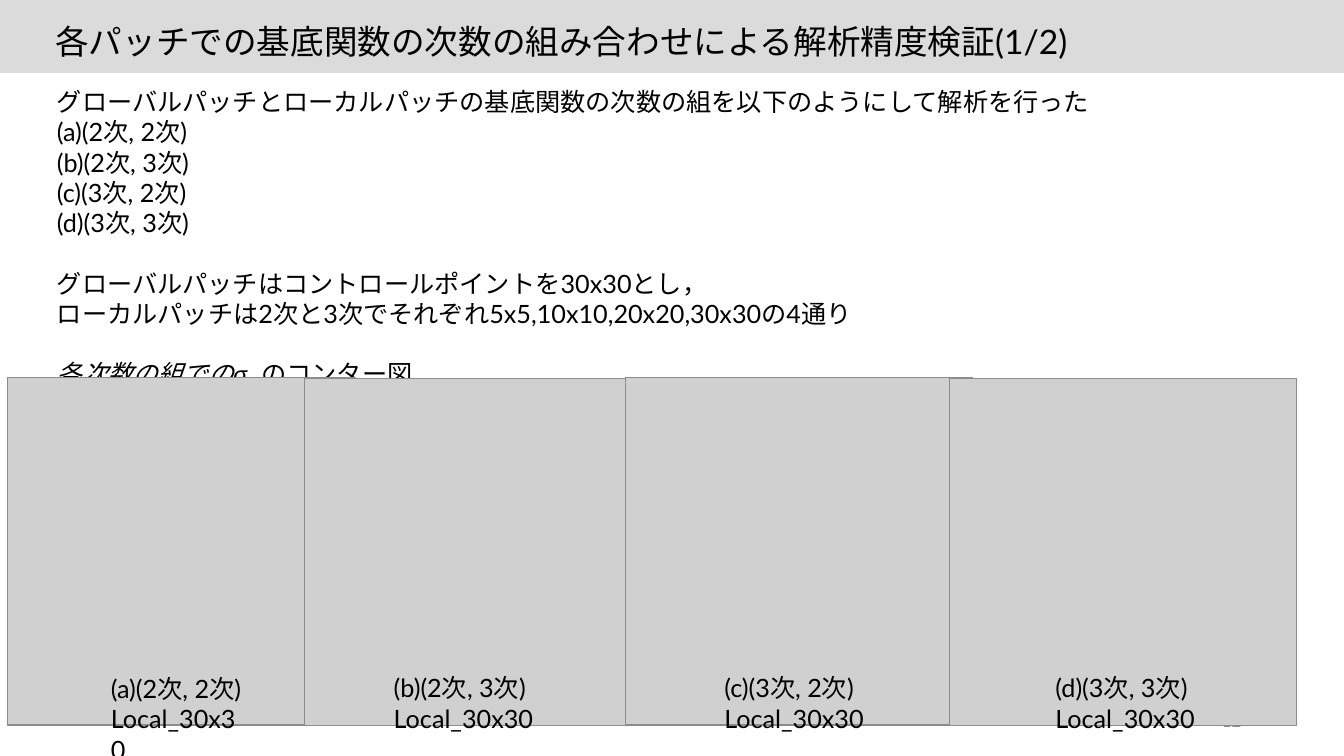
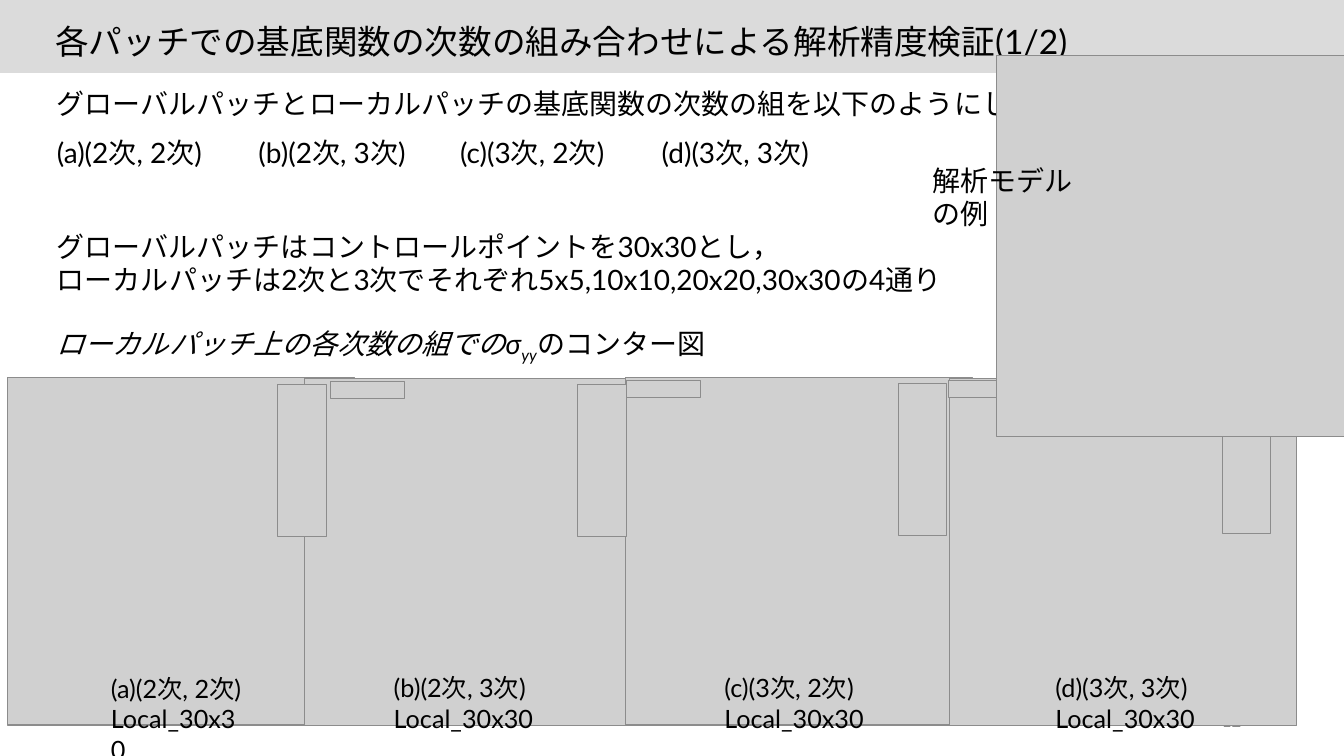
Before and after one commit to JoTsuchi22/lab_share, a slide deck: slide 12 of 卒論発表/最終版/20220208_卒業発表_土山雄飛.pptx. Drawn at 1344x756 pixels with LibreOffice and Linux fonts; fonts in the diff are those of the drawing; grey boxes stand for pictures. Boxes give left, top, right and bottom in pixels: in the first picture for what was removed or moved away, otherwise in the second. Text is boxed around its words. In the diff, an @@ line names an element or a change of style, - is before the commit and + after.

```diff
--- a/卒論発表/最終版/20220208_卒業発表_土山雄飛.pptx
+++ b/卒論発表/最終版/20220208_卒業発表_土山雄飛.pptx
@@ picture added at box(996, 55, 1344, 437) @@
@@ text at box(57, 86, 1206, 294): size 18 to 20 pt in "グローバルパッチとローカルパッチの基底関数の次数の組を以下のようにして解析を行った", "グローバルパッチはコントロールポイントを30x30とし，", "ローカルパッチは2次と3次でそれぞれ5x5,10x10,20x20,30x30の4通り" @@
@@ text at box(57, 139, 809, 167): text changed; size 18 to 20 pt @@
-(a)(2次, 2次)
-(b)(2次, 3次)
-(c)(3次, 2次)
-(d)(3次, 3次)
+(a)(2次, 2次) (b)(2次, 3次) (c)(3次, 2次) (d)(3次, 3次)
@@ text added at box(932, 163, 1072, 227), 20 pt, text #000000 @@
+解析モデル
+の例
@@ text at box(57, 330, 506, 357): text changed; size 18 to 20 pt @@
-各次数の組でのσyyのコンター図
+ローカルパッチ上の各次数の組でのσyyのコンター図
@@ picture added at box(278, 384, 327, 536) @@
@@ picture added at box(330, 381, 403, 398) @@
@@ picture added at box(578, 384, 626, 536) @@
@@ picture added at box(627, 381, 701, 398) @@
@@ picture added at box(898, 383, 947, 535) @@
@@ picture added at box(949, 381, 1022, 398) @@
@@ picture added at box(1223, 381, 1271, 533) @@
```
Also in this commit, not shown: 17 other slides changed, 13 other files.
